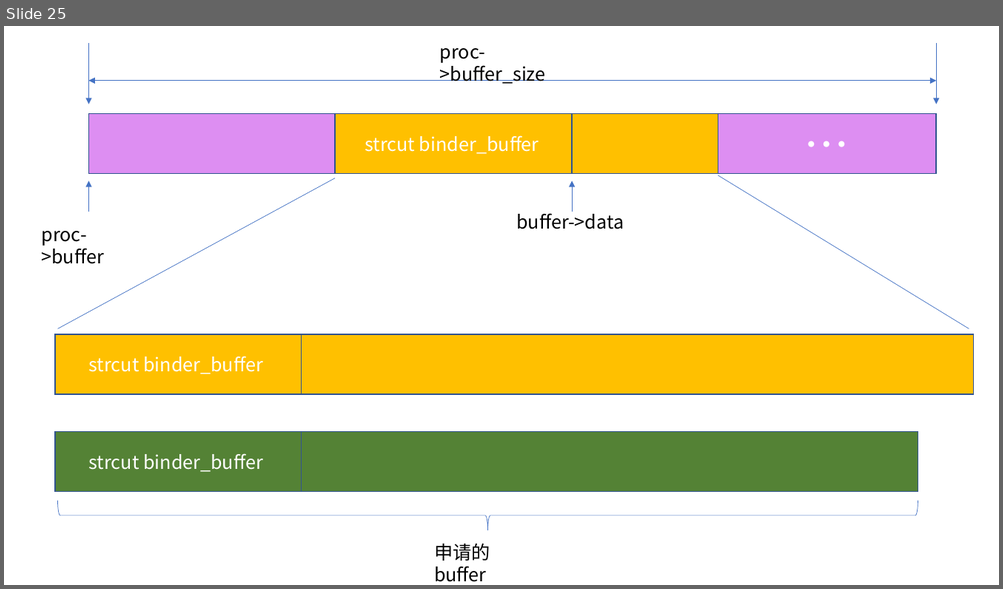
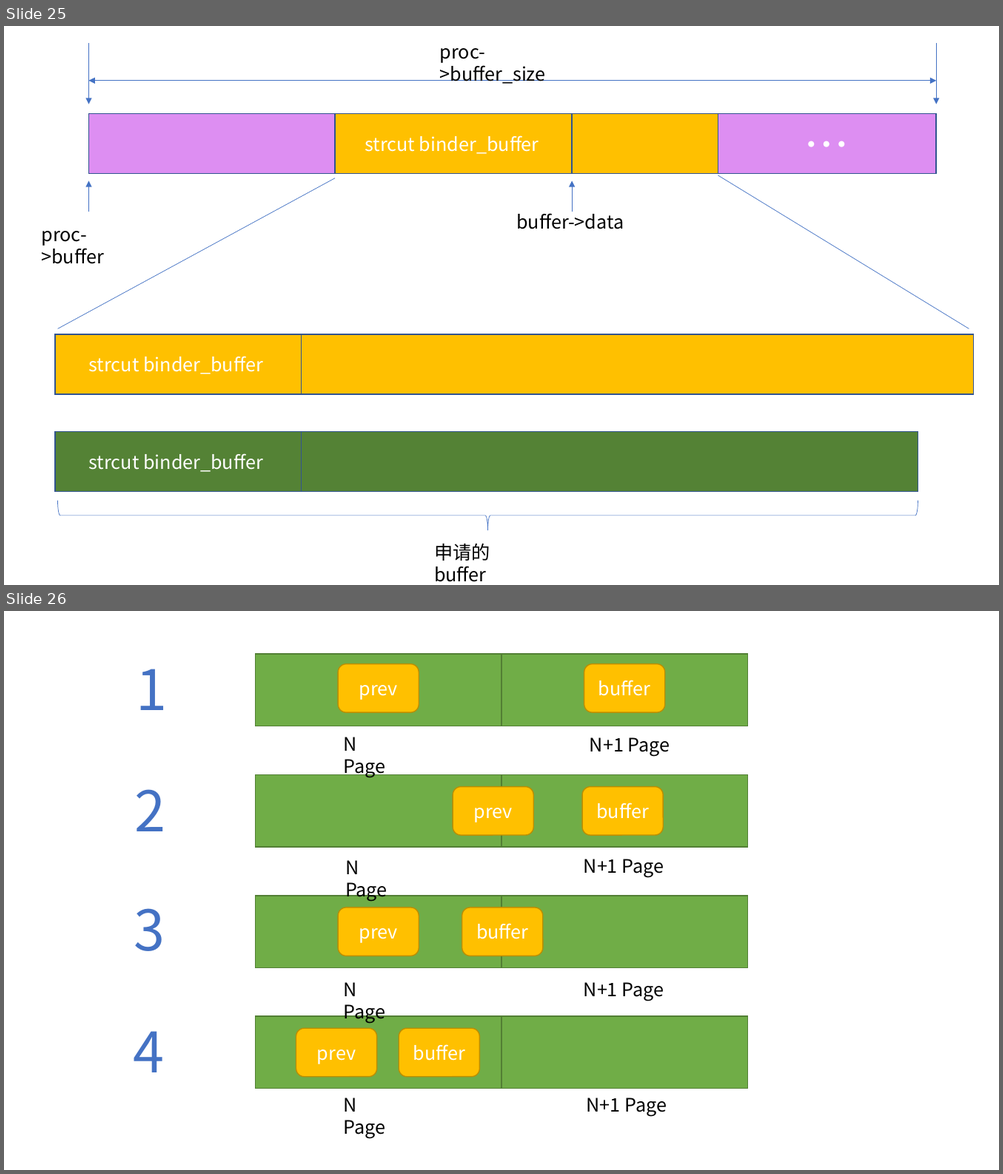
Before and after one commit to lihaoAd/Note, a slide deck: android/binder/binder.pptx. Shown one above the other, each under a label of ours: slide 25 before the commit, slides 25 and 26 after it. The pictures are 1003x589 and 1003x1174 pixels, drawn with LibreOffice and Linux fonts; fonts in the diff are those of the drawing. Boxes give left, top, right and bottom in pixels: in the first picture for what was removed or moved away, otherwise in the second. Text is boxed around its words. In the diff, an @@ line names an element or a change of style, - is before the commit and + after.

```diff
--- a/android/binder/binder.pptx
+++ b/android/binder/binder.pptx
@@ slide 26 added at [4, 611, 999, 1170], background #FFFFFF @@
@@ rectangle added at [256, 654, 502, 726], fill #70AD47, outline #538035 1 pt @@
@@ rectangle added at [502, 654, 748, 726], fill #70AD47, outline #538035 1 pt @@
@@ text added at [136, 669, 168, 710], 54 pt, text #4472C4 @@
+1
@@ rounded rectangle added at [338, 664, 419, 712], fill #FFC000, outline #BD8E00 1 pt, 18 pt, text #FFFFFF @@
+prev
@@ rounded rectangle added at [583, 664, 664, 712], fill #FFC000, outline #BD8E00 1 pt, 18 pt, text #FFFFFF @@
+buffer
@@ text added at [344, 737, 386, 778], 18 pt, text #000000 @@
+N Page
@@ text added at [589, 738, 670, 756], 18 pt, text #000000 @@
+N+1 Page
@@ rectangle added at [256, 775, 502, 848], fill #70AD47, outline #538035 1 pt @@
@@ rounded rectangle added at [452, 787, 533, 835], fill #FFC000, outline #BD8E00 1 pt, 18 pt, text #FFFFFF @@
+prev
@@ rectangle added at [502, 775, 748, 848], fill #70AD47, outline #538035 1 pt @@
@@ rounded rectangle added at [582, 787, 663, 835], fill #FFC000, outline #BD8E00 1 pt, 18 pt, text #FFFFFF @@
+buffer
@@ text added at [134, 789, 165, 832], 54 pt, text #4472C4 @@
+2
@@ text added at [345, 860, 387, 901], 18 pt, text #000000 @@
+N Page
@@ text added at [583, 859, 664, 877], 18 pt, text #000000 @@
+N+1 Page
@@ rectangle added at [256, 896, 502, 968], fill #70AD47, outline #538035 1 pt @@
@@ rectangle added at [502, 896, 748, 968], fill #70AD47, outline #538035 1 pt @@
@@ text added at [134, 908, 165, 951], 54 pt, text #4472C4 @@
+3
@@ rounded rectangle added at [338, 908, 419, 957], fill #FFC000, outline #BD8E00 1 pt, 18 pt, text #FFFFFF @@
+prev
@@ rounded rectangle added at [462, 908, 543, 957], fill #FFC000, outline #BD8E00 1 pt, 18 pt, text #FFFFFF @@
+buffer
@@ text added at [344, 982, 386, 1023], 18 pt, text #000000 @@
+N Page
@@ text added at [583, 982, 664, 1001], 18 pt, text #000000 @@
+N+1 Page
@@ text added at [133, 1031, 164, 1073], 54 pt, text #4472C4 @@
+4
@@ rectangle added at [256, 1017, 502, 1089], fill #70AD47, outline #538035 1 pt @@
@@ rounded rectangle added at [296, 1029, 376, 1077], fill #FFC000, outline #BD8E00 1 pt, 18 pt, text #FFFFFF @@
+prev
@@ rounded rectangle added at [398, 1029, 479, 1077], fill #FFC000, outline #BD8E00 1 pt, 18 pt, text #FFFFFF @@
+buffer
@@ rectangle added at [502, 1017, 748, 1089], fill #70AD47, outline #538035 1 pt @@
@@ text added at [344, 1098, 386, 1139], 18 pt, text #000000 @@
+N Page
@@ text added at [586, 1098, 666, 1116], 18 pt, text #000000 @@
+N+1 Page
```
Also in this commit, not shown: 1 other slide added, 3 other files.
